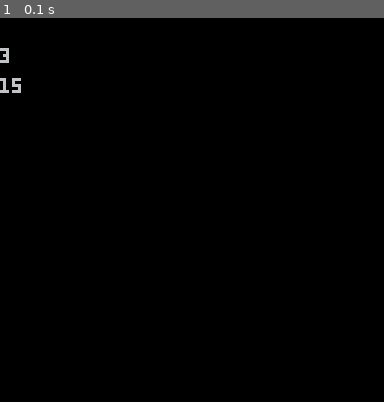
Above: before the commit, frame 1.
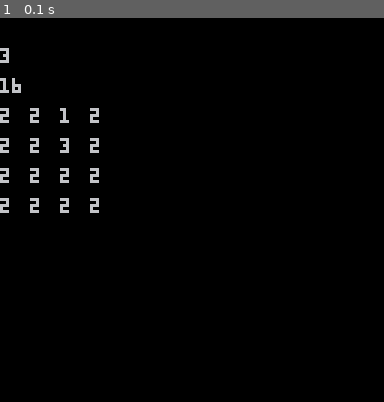
Above: after the commit, the same moment.

Repository: jmahoney/spade
Game: PICO-8 cartridge generate_map.p8
Two runs of this game, one before a commit and one after it. Both use one fixed random seed, a clock stepped at 60 frames per second and the inputs below.
Inputs:
- Up to frame 1 (0.1 s): no input

The runs differ from the first frame. In frame 1, 1.1% of the frame differs, in the area x 0-26%, y 15-51%.

Commit message:
not setting the exits right

Diff:
--- a/generate_map.p8
+++ b/generate_map.p8
@@ -90,19 +90,16 @@
 
 -- is this cell on a side so could be an exit
 is_potential_exit = function(cell)
-
-end
-
-
--- apparently there's nowhere else to go so lets find exit out of the filled cells
-pick_exit_cell = function(current_cell)
-
-end
-
--- mark this one as the exit
-set_exit_cell = function(cell)
-
-end
+   foreach(sides, function(side)
+	      foreach(side['cells'], function(exit)
+			 if (exit == cell) then return true end
+	      end)
+   end)
+   return false
+end
+
+
+
 
 
 
@@ -135,14 +132,42 @@
    end
 
 
-
-
+   --find an exit
+   local exits = {}
+   foreach(cells, function(cell)
+	      if (cell['template'] == PATH and is_potential_exit(cell)) then
+		     add(exits, cell)
+	      end
+
+   end)
+   if (#exits > 0) then
+      local exit = flr(rnd(#exits)+1)
+      cells[exit].template = EXIT
+   end
+
+   -- put in the filler
+   foreach(cells, function(cell)
+	      if (cell['template'] == UNFILLED) then
+		 cell['template'] = FILLER
+	      end
+   end)
 end
 
 function _draw()
    cls()
    print(start_cell, 0, 10)
    print(count_filled_cells(), 0, 20)
+
+   local y = 30
+   local x = 0
+   foreach(cells, function(cell)
+	      print(cell['template'], x, y)
+	      x = x + 10
+	      if (x == 40) then
+		 x = 0
+		 y = y + 10
+	      end
+   end)
 end
 
 
